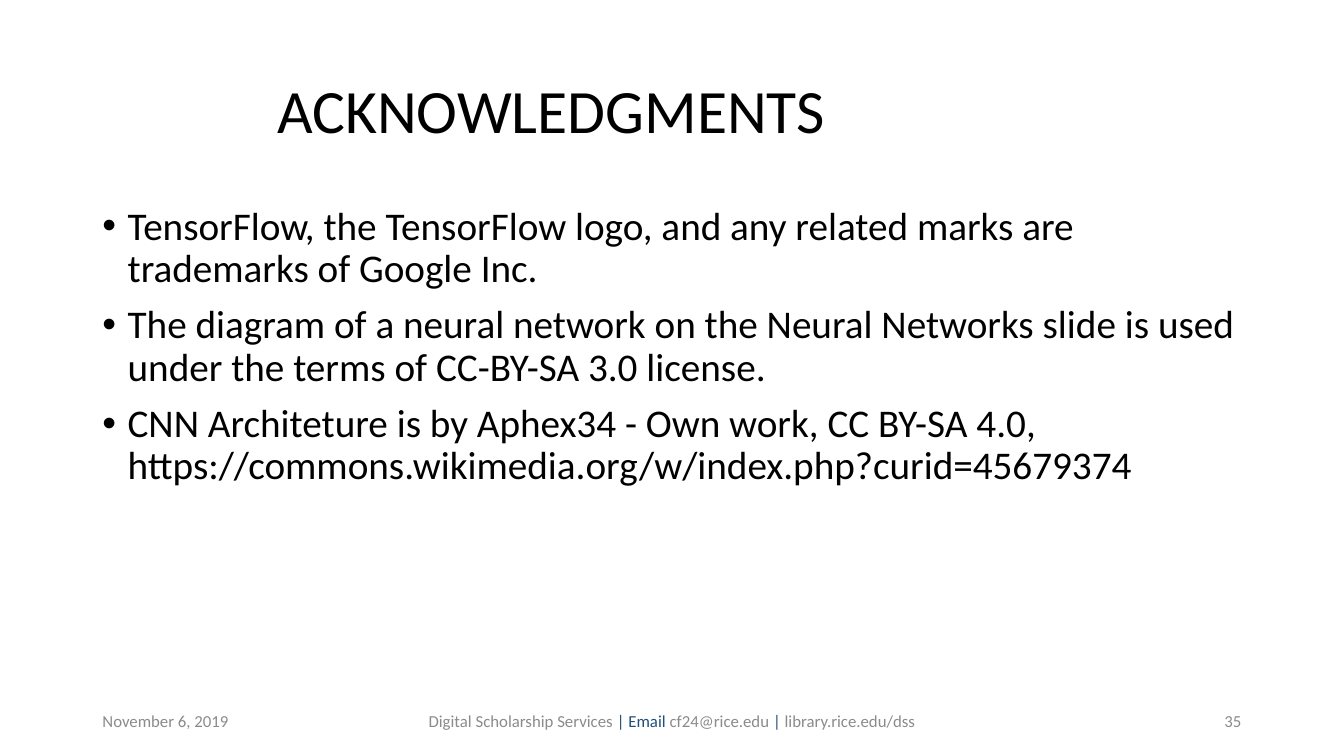
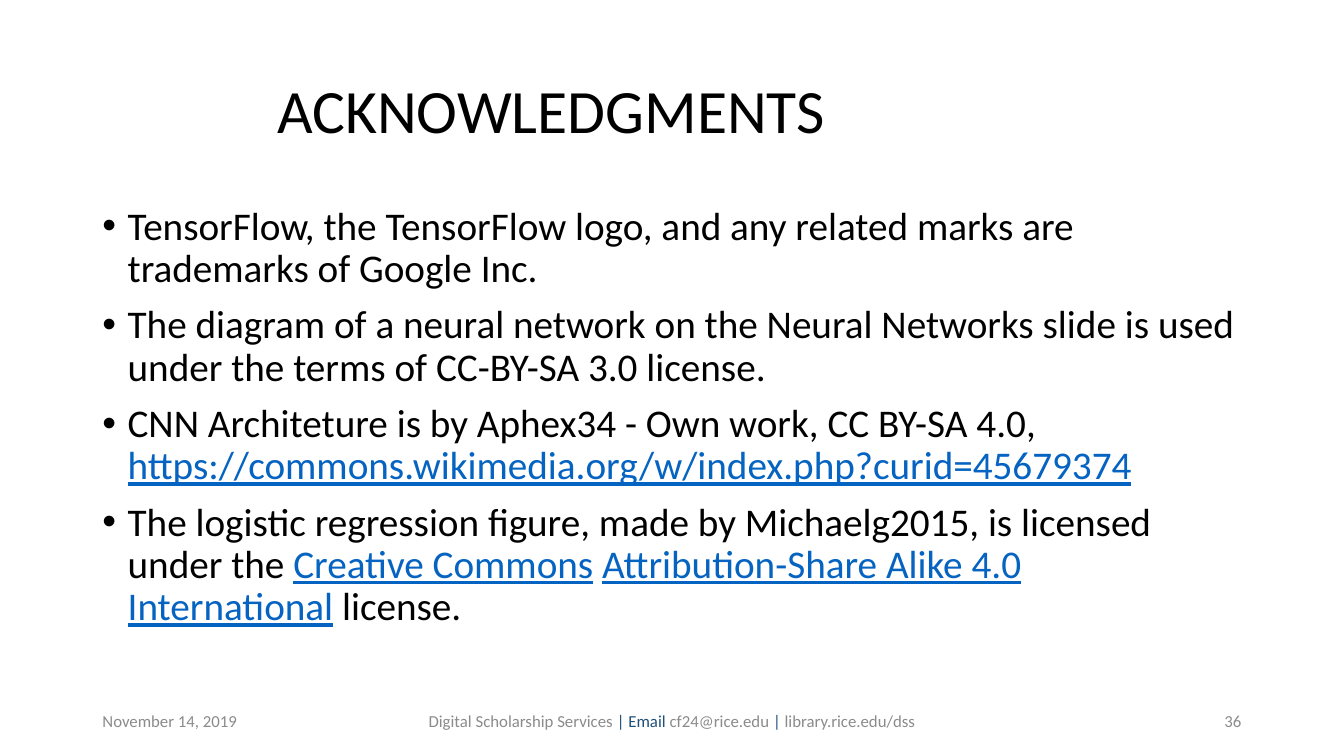
Before and after one commit to bakitybacon/rice-data-and-donuts, a slide deck: slide 36 of tf/Introduction to TensorFlow.pptx (slide 35 before the commit). Drawn at 1344x756 pixels with LibreOffice and Linux fonts; fonts in the diff are those of the drawing; background and template pictures are left out. Boxes give left, top, right and bottom in pixels: in the first picture for what was removed or moved away, otherwise in the second. Text is boxed around its words. In the diff, an @@ line names an element or a change of style, - is before the commit and + after.

```diff
--- a/tf/Introduction to TensorFlow.pptx
+++ b/tf/Introduction to TensorFlow.pptx
@@ text at box(128, 409, 1132, 486): text colour #000000 to #0563C1, underline on in "https://commons.wikimedia.org/w/index.php?curid=45679374" @@
@@ text at box(128, 508, 1151, 627): paragraph added @@
+• The logistic regression figure, made by Michaelg2015, is licensed under the Creative Commons Attribution-Share Alike 4.0 International license.
@@ text at box(102, 715, 237, 729): text changed @@
-November 6, 2019
+November 14, 2019
@@ page number at box(1224, 716, 1241, 727): text changed @@
-35
+36
```
Also in this commit, not shown: 20 other slides changed, 1 slide added.
